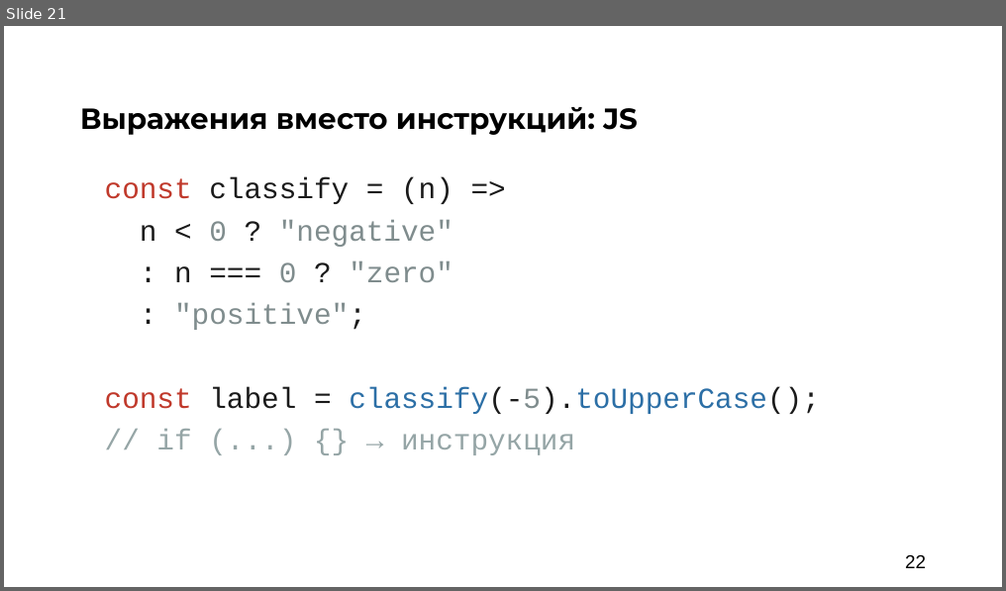
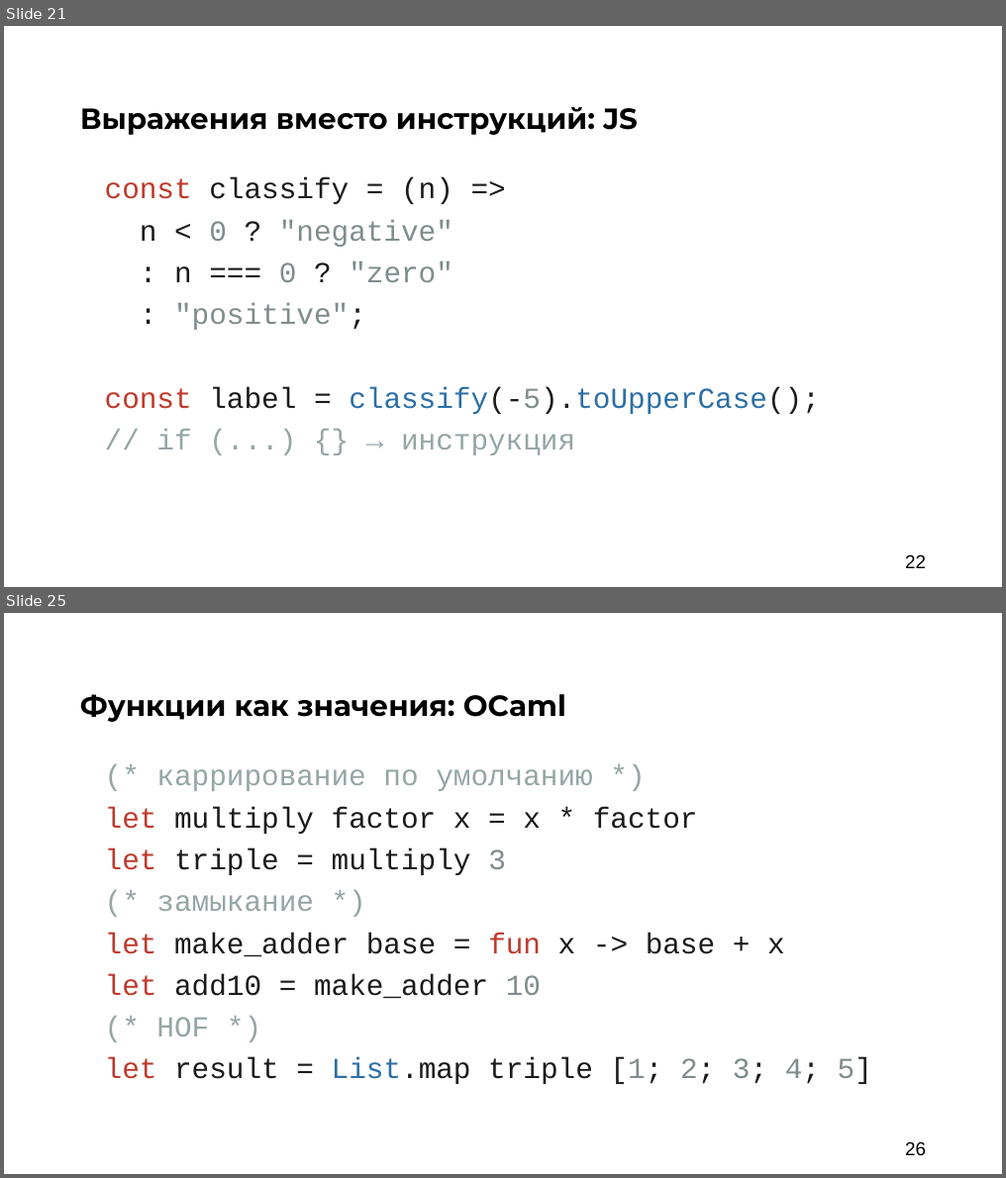
Before and after one commit to argent-smith/presentations, a slide deck: FP_Talk_2026/nastachku/final_presentation.pptx. Shown one above the other, each under a label of ours: slide 21 before the commit, slides 21 and 25 after it; the slides between them are not shown. The pictures are 1006x591 and 1006x1178 pixels, drawn with LibreOffice and Linux fonts; fonts in the diff are those of the drawing; background and template pictures are left out. Boxes give left, top, right and bottom in pixels: in the first picture for what was removed or moved away, otherwise in the second. Text is boxed around its words. In the diff, an @@ line names an element or a change of style, - is before the commit and + after.

```diff
--- a/FP_Talk_2026/nastachku/final_presentation.pptx
+++ b/FP_Talk_2026/nastachku/final_presentation.pptx
@@ slide 25 added at bbox=[4, 613, 1002, 1174], background #FFFFFF @@
@@ text added at bbox=[80, 694, 566, 722], 28 pt, text #000000, bold @@
+Функции как значения: OCaml
@@ text added at bbox=[105, 769, 872, 1084], 28 pt, text #1A1A1A @@
+(* каррирование по умолчанию *)
+let multiply factor x = x * factor
+let triple = multiply 3
+(* замыкание *)
+let make_adder base = fun x -> base + x
+let add10 = make_adder 10
+(* HOF *)
+let result = List.map triple [1; 2; 3; 4; 5]
@@ page number added at bbox=[905, 1142, 926, 1156], 18 pt, text #000000 @@
+26
```
Also in this commit, not shown: 1 slide changed, 10 other slides added, 1 other file.
